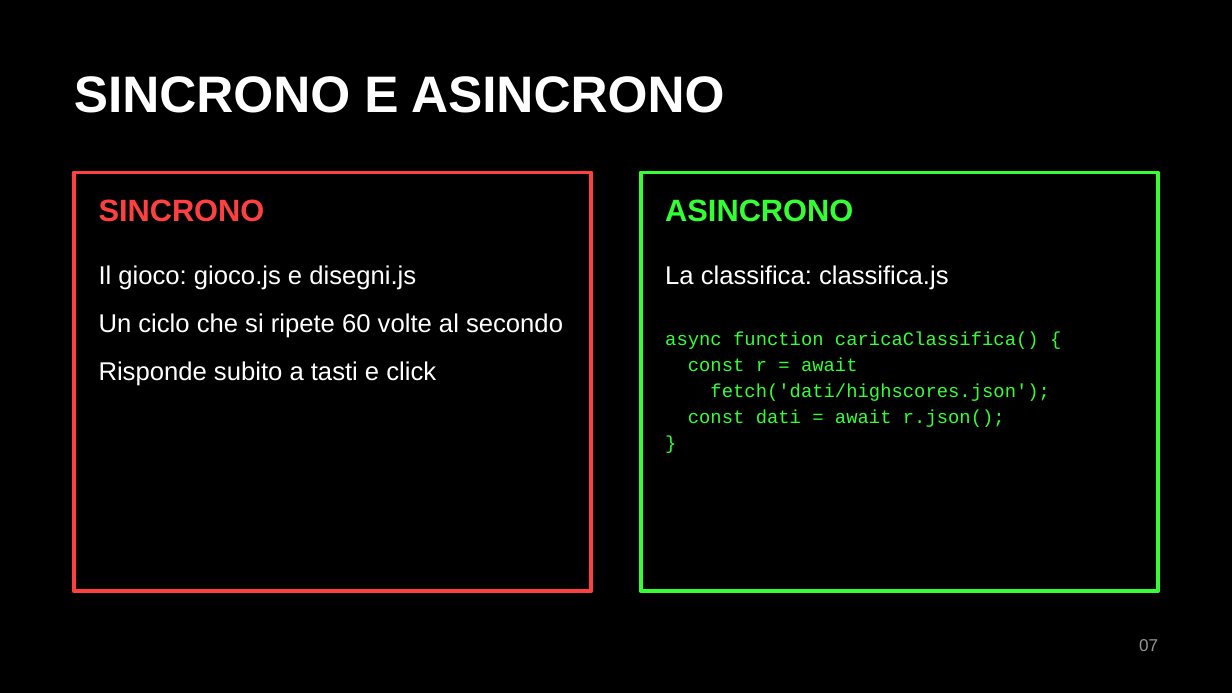
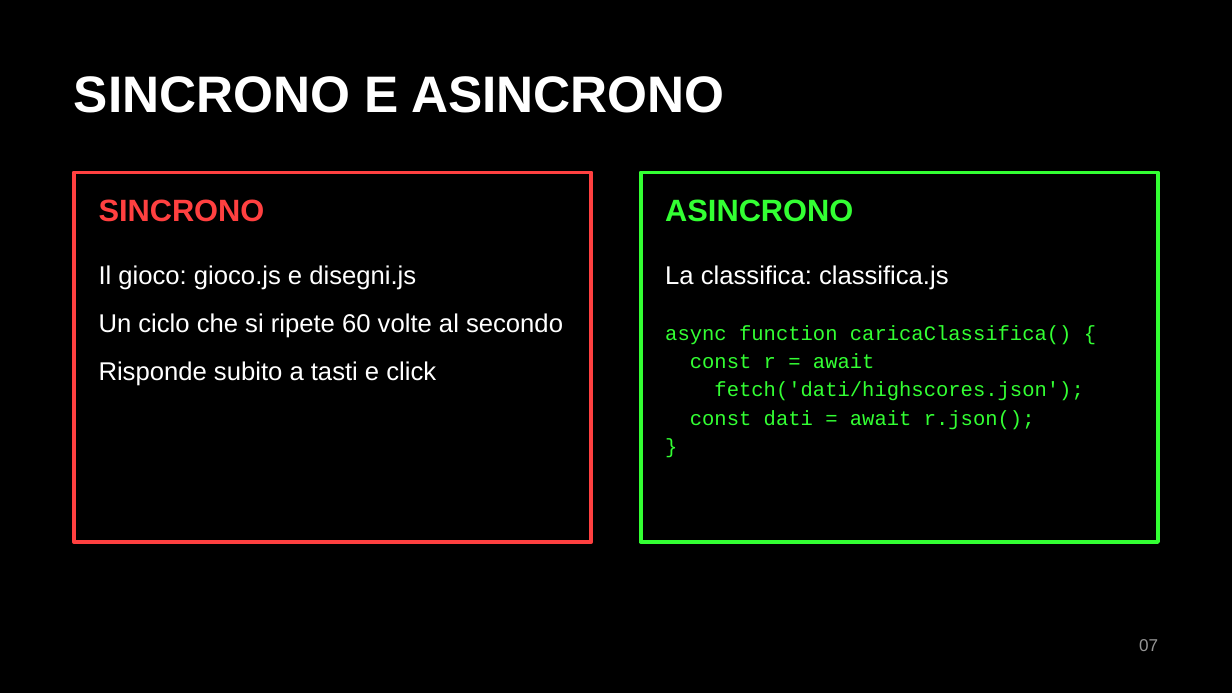
Before and after one commit to EliseyRotar/progetto-tps-arcade-games, a slide deck: slide 7 of consegna/Space Invaders - Presentazione.pptx. Drawn at 1232x693 pixels with LibreOffice and Linux fonts; fonts in the diff are those of the drawing. Boxes give left, top, right and bottom in pixels: in the first picture for what was removed or moved away, otherwise in the second. Text is boxed around its words. In the diff, an @@ line names an element or a change of style, - is before the commit and + after.

```diff
--- a/consegna/Space Invaders - Presentazione.pptx
+++ b/consegna/Space Invaders - Presentazione.pptx
@@ rectangle: place and size @@
-rectangle at [74, 172, 591, 591]
+rectangle at [74, 172, 591, 542]
@@ rectangle: place and size @@
-rectangle at [641, 172, 1158, 591]
+rectangle at [641, 172, 1158, 542]
@@ text "async function caricaClassifica() {" at [665, 326, 1083, 430]: size 11 to 12 pt @@
```
Also in this commit, not shown: 6 other slides changed.
